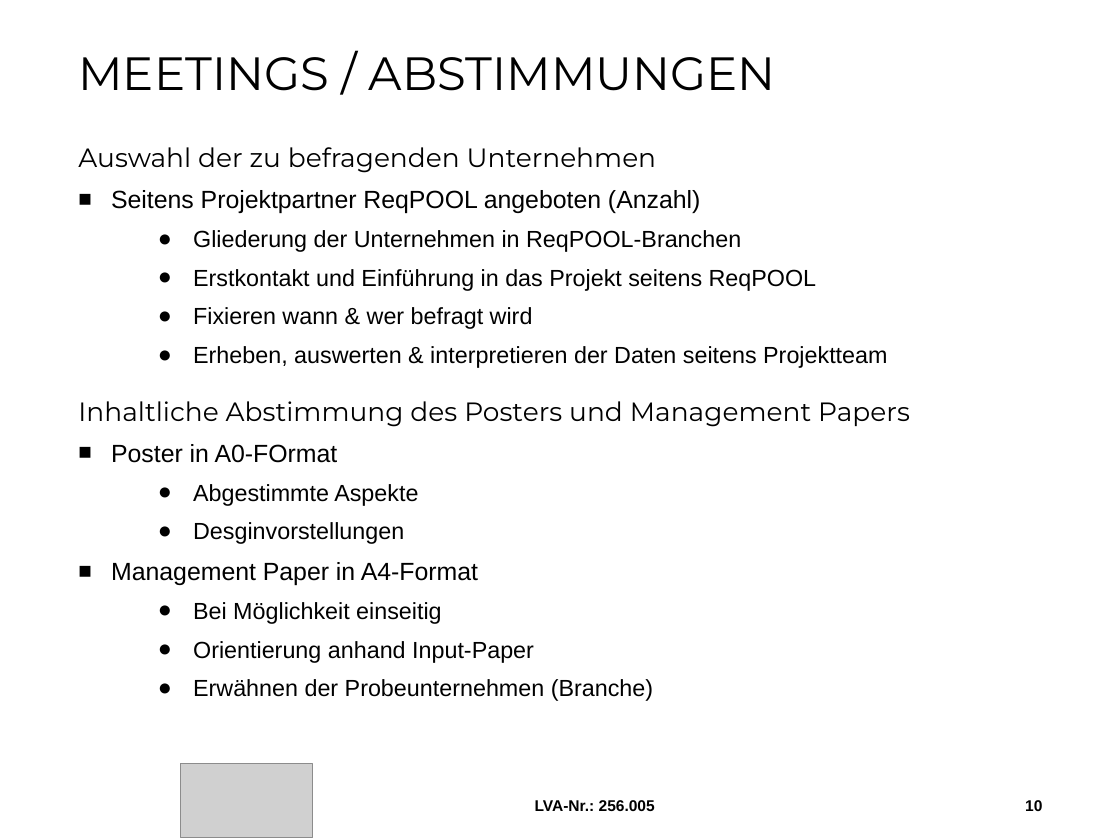
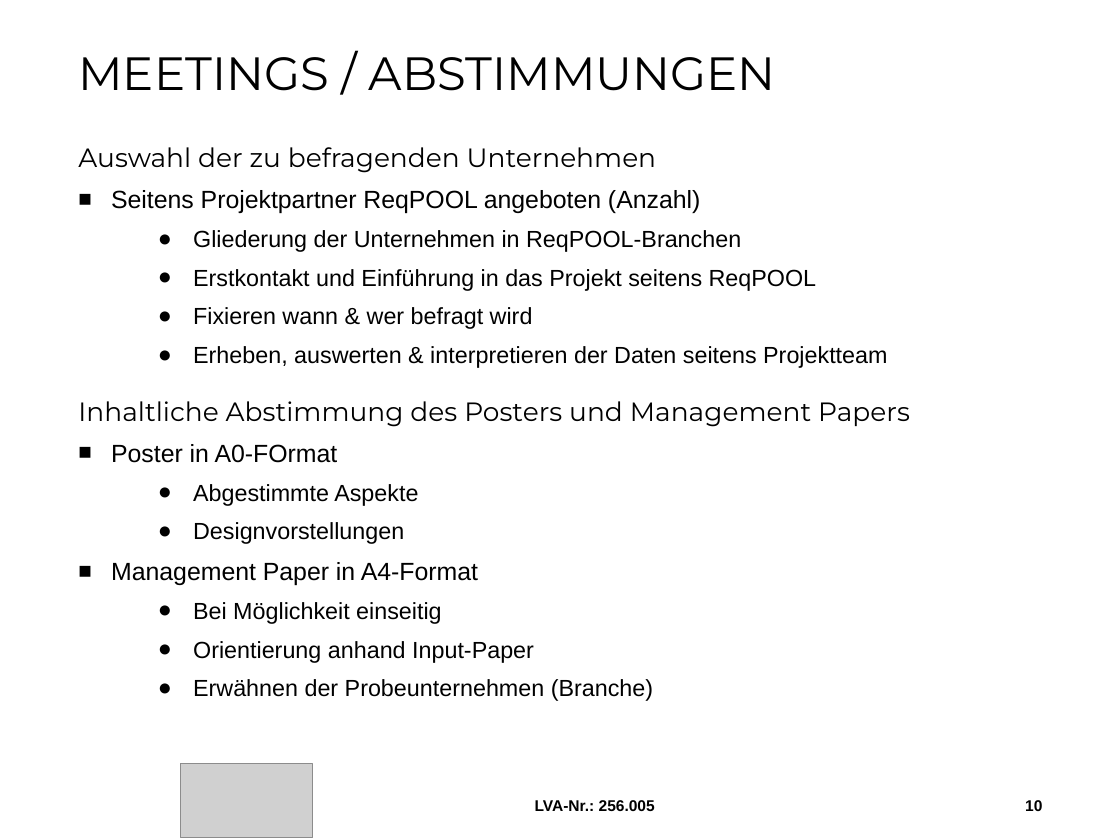
Before and after one commit to MilosTomic123/PS_InfoEng, a slide deck: slide 10 of 3 Meilenstein.pptx. Drawn at 1120x840 pixels with LibreOffice and Linux fonts; fonts in the diff are those of the drawing; grey boxes stand for pictures; background and template pictures are left out. Boxes give left, top, right and bottom in pixels: in the first picture for what was removed or moved away, otherwise in the second. Text is boxed around its words. In the diff, an @@ line names an element or a change of style, - is before the commit and + after.

```diff
--- a/3 Meilenstein.pptx
+++ b/3 Meilenstein.pptx
@@ text at box(193, 522, 404, 544): text changed @@
-    ● Desginvorstellungen
+    ● Designvorstellungen
```
Also in this commit, not shown: 3 other slides changed, 2 other files.
